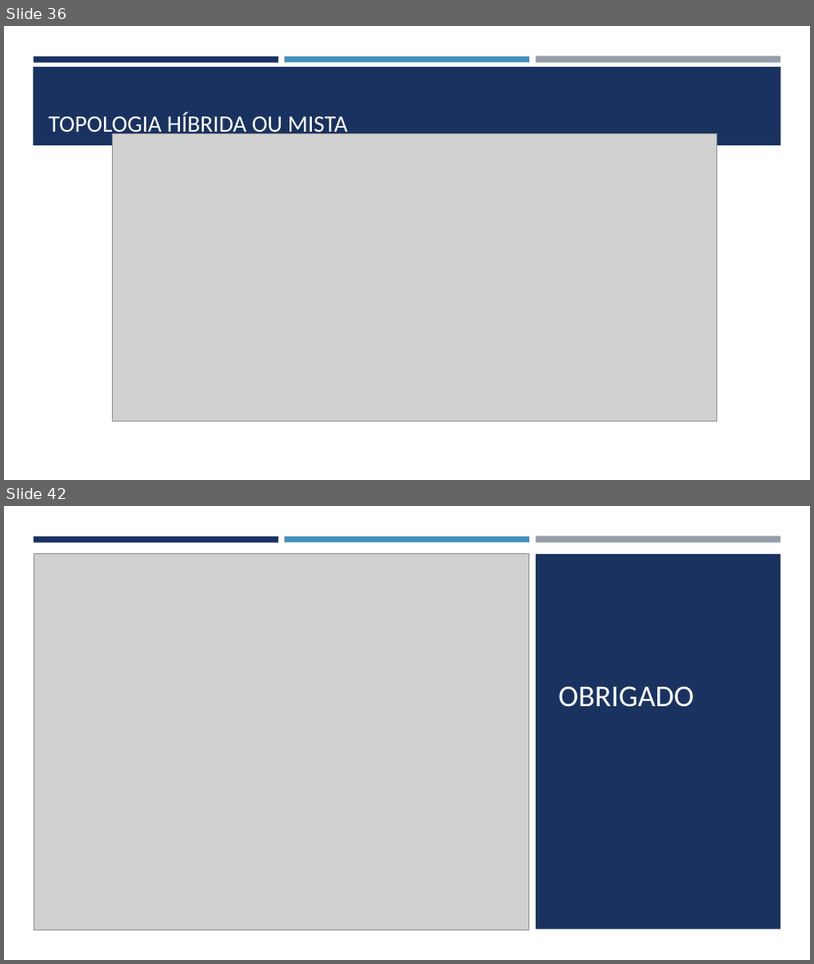
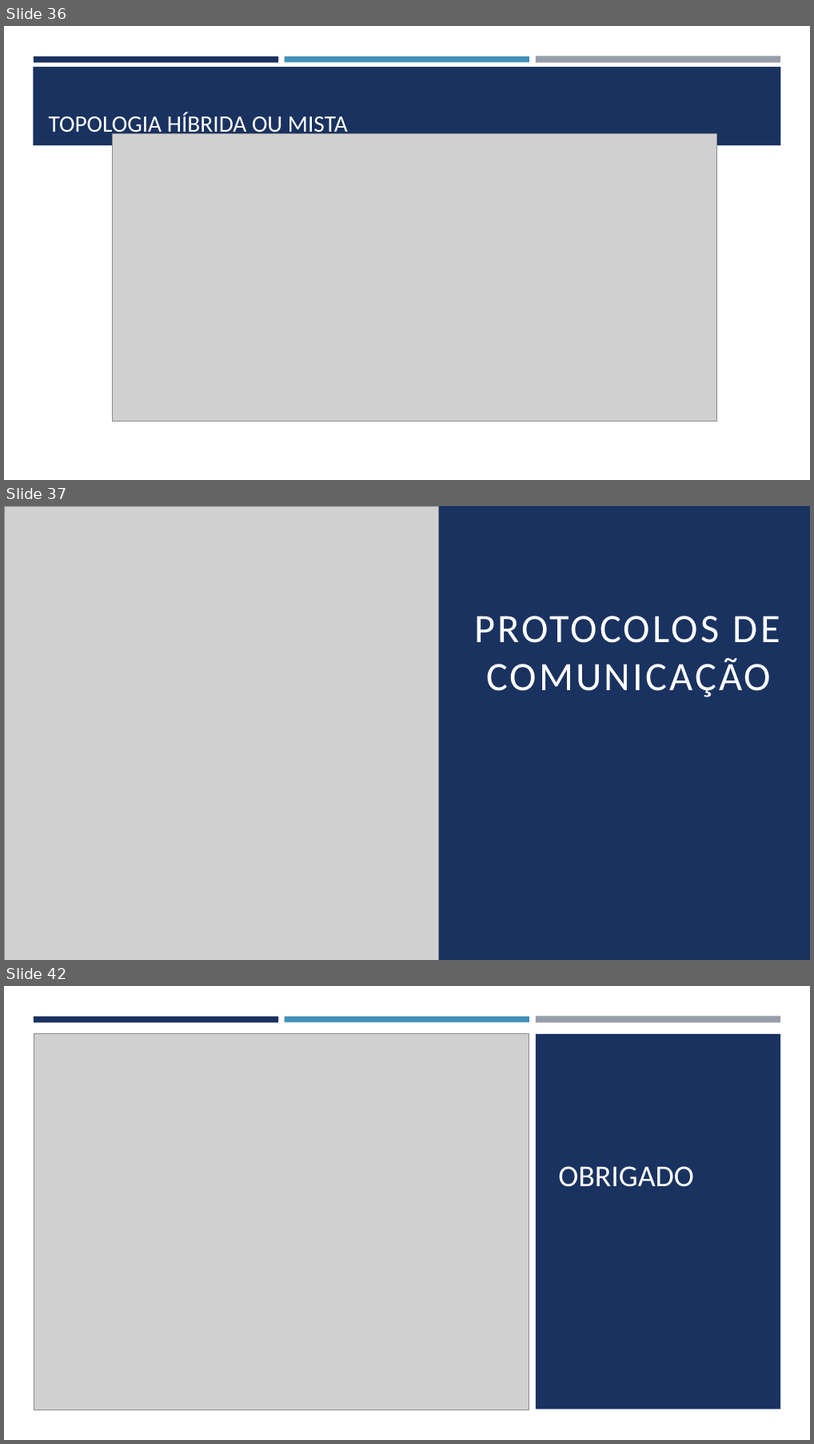
Before and after one commit to joelteixeiradacunha/aulas_php_mysql, a slide deck: Redes/REDES DE COMPUTADORES.pptx. Shown one above the other, each under a label of ours: slides 36 and 42 before the commit, slides 36, 37 and 42 after it; the slides between them are not shown. The pictures are 814x964 and 814x1444 pixels, drawn with LibreOffice and Linux fonts; fonts in the diff are those of the drawing; grey boxes stand for pictures. Boxes give left, top, right and bottom in pixels: in the first picture for what was removed or moved away, otherwise in the second. Text is boxed around its words. In the diff, an @@ line names an element or a change of style, - is before the commit and + after.

```diff
--- a/Redes/REDES DE COMPUTADORES.pptx
+++ b/Redes/REDES DE COMPUTADORES.pptx
@@ slide 37 added at bbox=[4, 506, 810, 960], background #FFFFFF; not listed: 1 template element that a slide beside it also shows @@
@@ picture added at bbox=[4, 506, 439, 960] @@
@@ rectangle added at bbox=[439, 506, 810, 960], fill #1A3260 @@
@@ text added at bbox=[475, 616, 781, 697], 48 pt, text #FFFFFF @@
+PROTOCOLOS DE COMUNICAÇÃO
```
Also in this commit, not shown: 1 slide changed, 3 other slides added, 4 slides removed.
